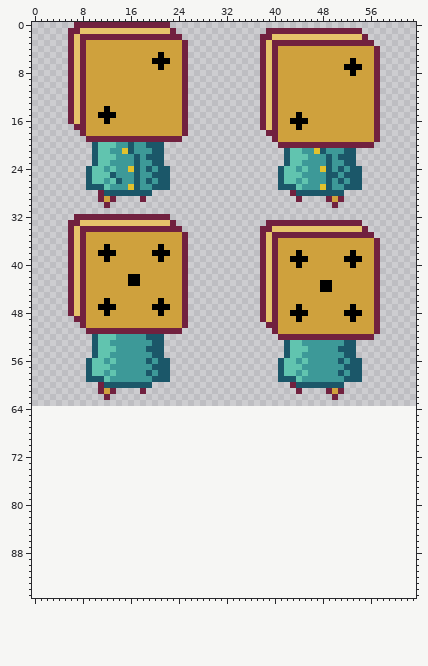
Edited in one commit: sprite sheet (Art_Assets/Player/DICEY.png). The first picture shows the starting point.
The file is 64x64 pixels. The old version is drawn lined up with the new one, on the new canvas.
After:
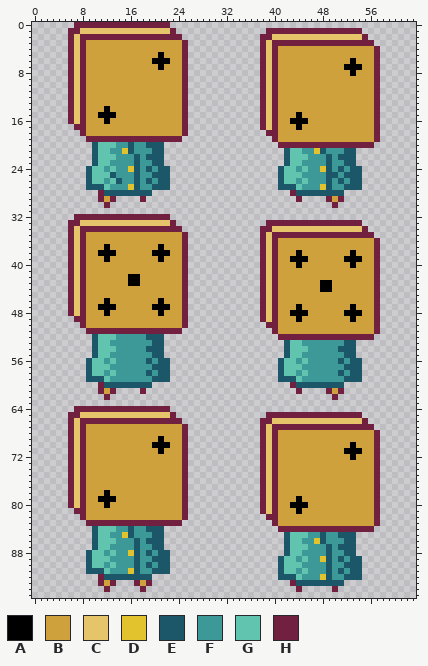
Palette (. is transparent): A #000000  B #cfa13d  C #e6c46a  D #e2c22d  E #1b5769  F #3d9998  G #61c4af  H #71213f
Edits made:
canvas 64x64 -> 64x96
y 64: x 7..22 ................ -> HHHHHHHHHHHHHHHH
y 65: x 6..23 .................. -> HHCCCCCCCCCCCCCCCH; x 39..54 ................ -> HHHHHHHHHHHHHHHH
y 66: x 6..24 ................... -> HCHHHHHHHHHHHHHHHHH; x 38..55 .................. -> HHCCCCCCCCCCCCCCCH
y 67: x 6..25 .................... -> HCHBBBBBBBBBBBBBBBBH; x 38..56 ................... -> HCHHHHHHHHHHHHHHHHH
y 68: x 6..25 .................... -> HCHBBBBBBBBBBBBBBBBH; x 38..57 .................... -> HCHBBBBBBBBBBBBBBBBH
y 69: x 6..25 .................... -> HCHBBBBBBBBBBBBABBBH; x 38..57 .................... -> HCHBBBBBBBBBBBBBBBBH
y 70: x 6..25 .................... -> HCHBBBBBBBBBBBAAABBH; x 38..57 .................... -> HCHBBBBBBBBBBBBABBBH
y 71: x 6..25 .................... -> HCHBBBBBBBBBBBBABBBH; x 38..57 .................... -> HCHBBBBBBBBBBBAAABBH
y 72: x 6..25 .................... -> HCHBBBBBBBBBBBBBBBBH; x 38..57 .................... -> HCHBBBBBBBBBBBBABBBH
y 73..77: x 6..25 .................... -> HCHBBBBBBBBBBBBBBBBH; x 38..57 .................... -> HCHBBBBBBBBBBBBBBBBH
y 78: x 6..25 .................... -> HCHBBBABBBBBBBBBBBBH; x 38..57 .................... -> HCHBBBBBBBBBBBBBBBBH
y 79: x 6..25 .................... -> HCHBBAAABBBBBBBBBBBH; x 38..57 .................... -> HCHBBBABBBBBBBBBBBBH
y 80: x 6..25 .................... -> HCHBBBABBBBBBBBBBBBH; x 38..57 .................... -> HCHBBAAABBBBBBBBBBBH
y 81: x 7..25 ................... -> HHBBBBBBBBBBBBBBBBH; x 38..57 .................... -> HCHBBBABBBBBBBBBBBBH
y 82: x 8..25 .................. -> HBBBBBBBBBBBBBBBBH; x 39..57 ................... -> HHBBBBBBBBBBBBBBBBH
y 83: x 9..24 ................ -> HHHHHHHHHHHHHHHH; x 40..57 .................. -> HBBBBBBBBBBBBBBBBH
y 84: x 10..21 ............ -> EGGGFFEFFEEE; x 41..56 ................ -> HHHHHHHHHHHHHHHH
y 85: x 10..21 ............ -> EGGFFDEFFFEE; x 42..53 ............ -> EGGGFFEFFEEE
y 86: x 10..21 ............ -> EGGGFFFEFEEE; x 42..53 ............ -> EGGFFDEFFFEE
y 87: x 10..21 ............ -> EGGFFFFEFFEE; x 42..53 ............ -> EGGGFFFEFEEE
y 88: x 9..22 .............. -> EGGFGFFDEFEFEE; x 42..53 ............ -> EGGFFFFEFFEE
y 89: x 9..22 .............. -> EGGGFFFFEFFEEE; x 41..54 .............. -> EGGFGFFDEFEFEE
y 90: x 9..22 .............. -> EGGFGFFFEFEFEE; x 41..54 .............. -> EGGGFFFFEFFEEE
y 91: x 9..22 .............. -> EEEGFFFDEFFEEE; x 41..54 .............. -> EGGFGFFFEFEFEE
y 92: x 11..19 ......... -> HEEEEEEEE; x 41..54 .............. -> EEEGFFFDEFFEEE
y 93: x 11..13 ... -> HBH; x 17..19 ... -> HBH; x 43..51 ......... -> HEEEEEEEE
y 94: x 12 . -> H; x 18 . -> H; x 44 . -> H; x 50 . -> H
Changed places in both pictures, as pixel boxes (x1, y1, x2, y2):
added: (68, 406, 188, 592)
added: (260, 412, 380, 592)
